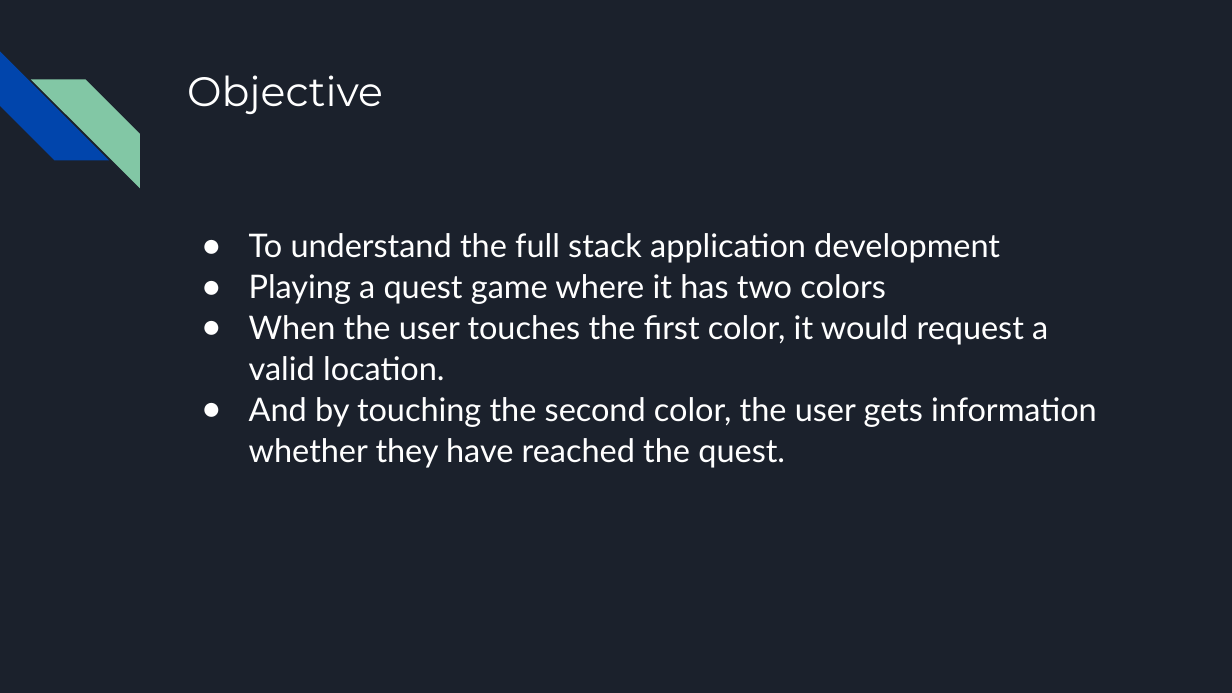
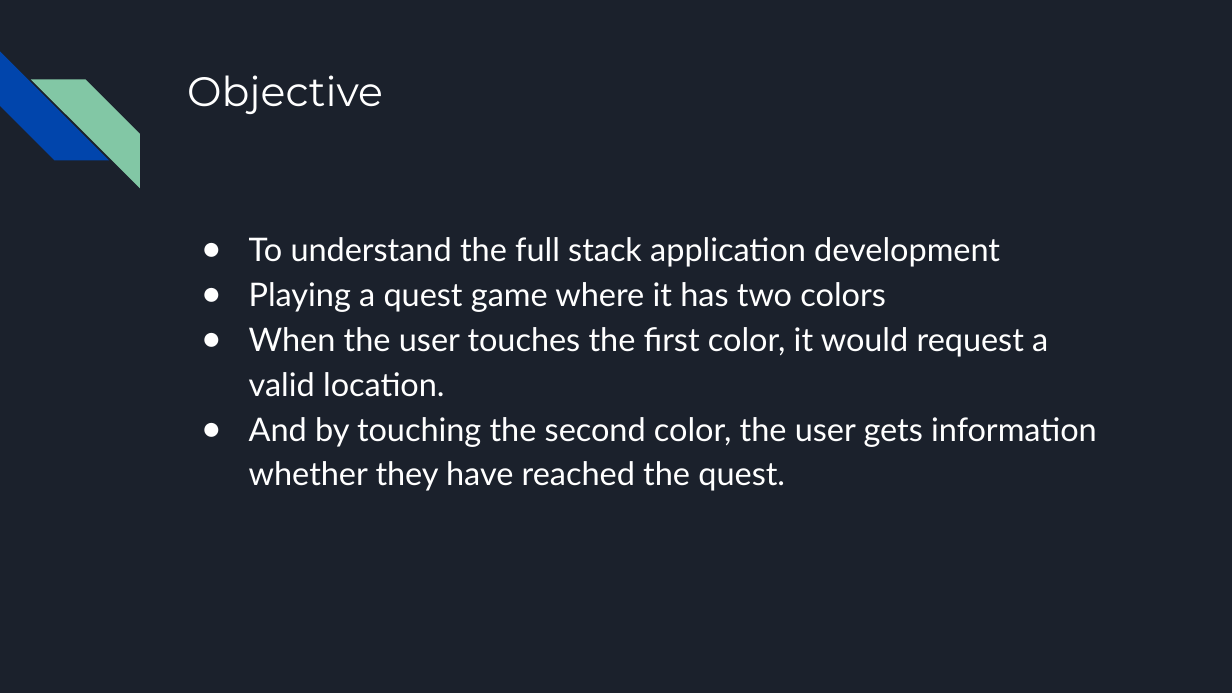
Before and after one commit to Rajshekar2641/fullstack-app, a slide deck: slide 2 of Presentation/Quest Hunt.pptx. Drawn at 1232x693 pixels with LibreOffice and Linux fonts; fonts in the diff are those of the drawing. Boxes give left, top, right and bottom in pixels: in the first picture for what was removed or moved away, otherwise in the second. Text is boxed around its words. In the diff, an @@ line names an element or a change of style, - is before the commit and + after.

Commit message:
Update the presentation

```diff
--- a/Presentation/Quest Hunt.pptx
+++ b/Presentation/Quest Hunt.pptx
@@ text "To understand the full stack ..." at (249,237,1097,491): line spacing 1.05 to 1.15 @@
```
Also in this commit, not shown: 1 slide added.
